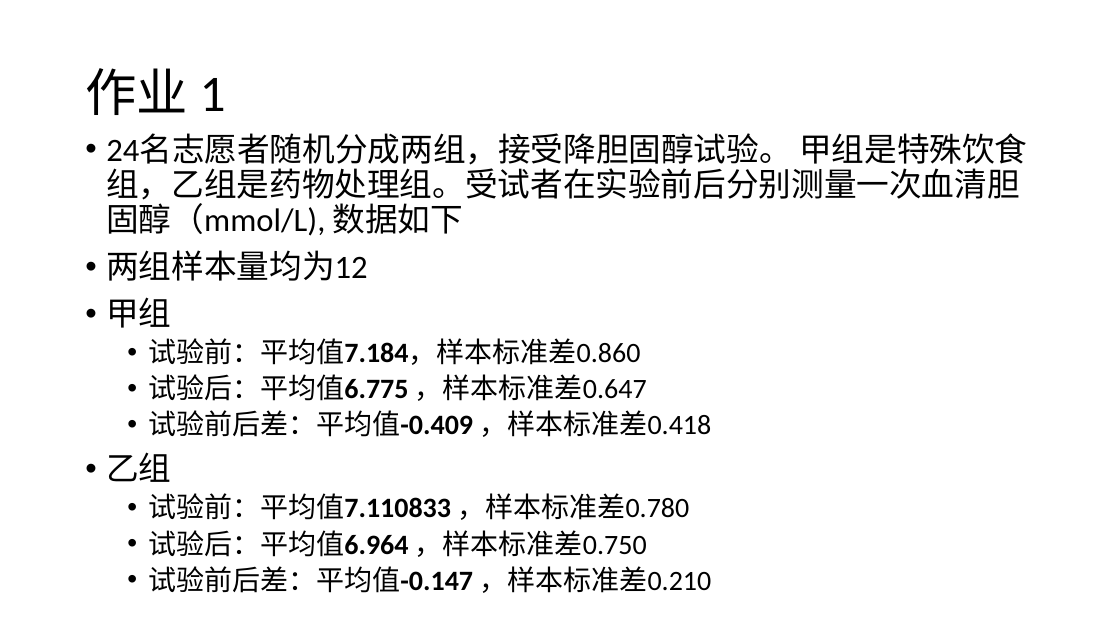
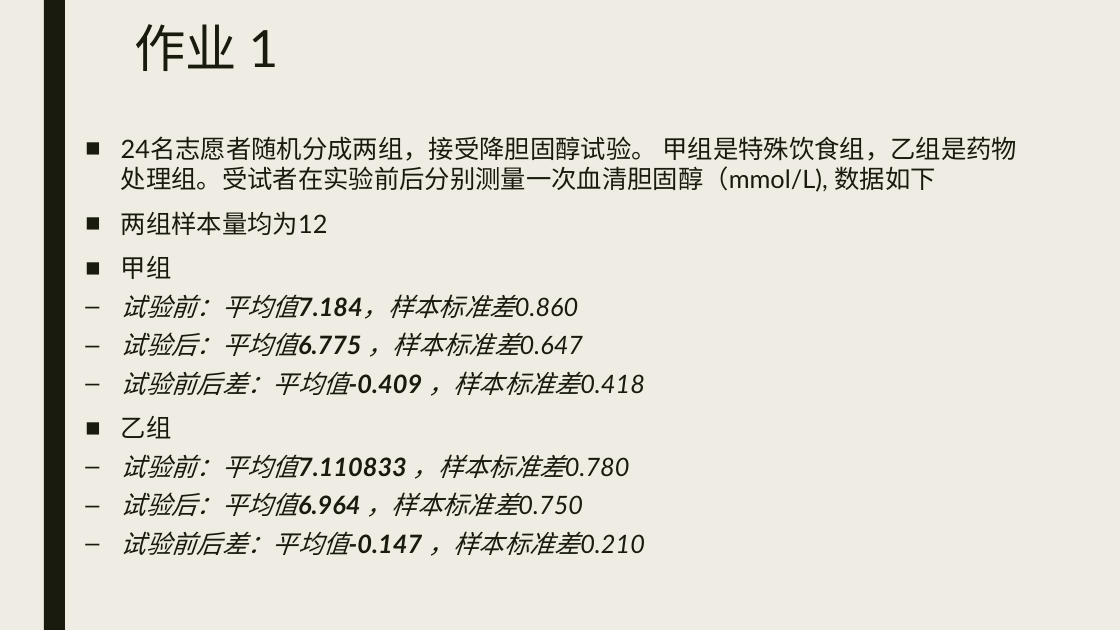
Before and after one commit to beneon/medstat, a slide deck: slide 2 of lect-5/anova.pptx. Drawn at 1120x630 pixels with LibreOffice and Linux fonts; fonts in the diff are those of the drawing. Boxes give left, top, right and bottom in pixels: in the first picture for what was removed or moved away, otherwise in the second. Text is boxed around its words. In the diff, an @@ line names an element or a change of style, - is before the commit and + after.

```diff
--- a/lect-5/anova.pptx
+++ b/lect-5/anova.pptx
@@ background #FFFFFF to #EFEDE3 @@
@@ rectangle added at [44, 0, 65, 630], fill #191B0E @@
@@ title "作业 1": place and size @@
-title "作业 1" at [85, 68, 226, 115]
+title "作业 1" at [134, 24, 279, 71]
@@ title "作业 1" at [134, 24, 279, 71]: font Calibri to Lato, text colour #000000 to #191B0E; line spacing 0.9 to 0.89; vertical alignment middle to top @@
@@ text "24名志愿者随机分成两组，接受降胆固醇试验。 甲组是特殊饮食组，乙组是药物处理组。受试者在实验前后分别测量一次血清胆固醇 ..." at [121, 136, 1017, 556]: size 28 to 21.7 pt in "24名志愿者随机分成两组，接受降胆固醇试验。 甲组是特殊饮食组，乙组是药物处理组。受试者在实验前后分别测量一次血清胆固醇 ...", "两组样本量均为12", "甲组", "乙组"; font Calibri to Lato, text colour #000000 to #191B0E; size 24 to 21.7 pt, italic on in "试验前：平均值7.184，样本标准差0.860", "试验后：平均值6.775 ，样本标准差0.647", "试验前后差：平均值-0.409 ，样本标准差0.418", "试验前：平均值7.110833 ，样本标准差0.780" and 2 more places; bullet • to ■; line spacing 0.9 to 1; more space between paragraphs; bullet • to – @@
```
Also in this commit, not shown: 34 other slides changed, 5 slides added, 1 slide removed, 3 other files.
